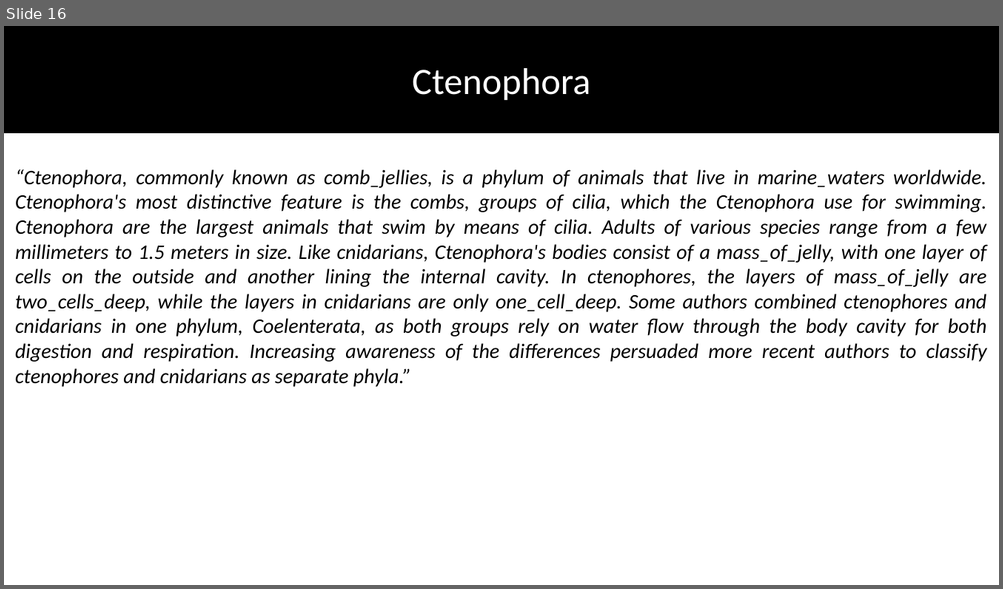
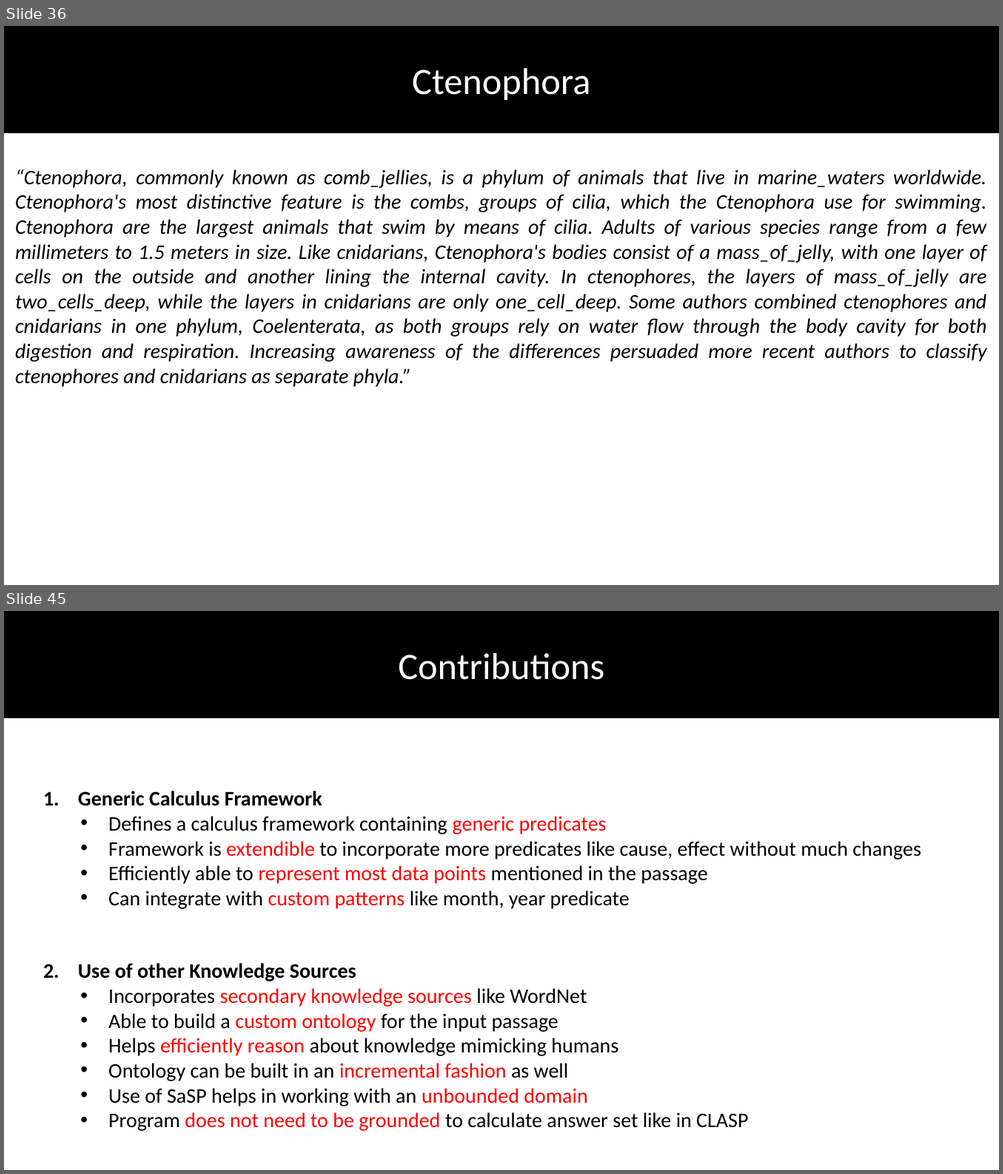
Before and after one commit to DhruvaPendharkar/thesis-project, a slide deck: Notes/ThesisPresentation.pptx. Shown one above the other, each under a label of ours: slide 16 before the commit, slides 36 and 45 after it; the slides between them are not shown. The pictures are 1003x589 and 1003x1174 pixels, drawn with LibreOffice and Linux fonts; fonts in the diff are those of the drawing. Boxes give left, top, right and bottom in pixels: in the first picture for what was removed or moved away, otherwise in the second. Text is boxed around its words. In the diff, an @@ line names an element or a change of style, - is before the commit and + after.

Commit message:
Adding Future Work and Contributions

```diff
--- a/Notes/ThesisPresentation.pptx
+++ b/Notes/ThesisPresentation.pptx
@@ slide 45 added at bbox=[4, 611, 999, 1170], background #FFFFFF @@
@@ rectangle added at bbox=[4, 611, 999, 718], fill #000000, outline #000000 1 pt @@
@@ text added at bbox=[398, 653, 604, 680], 36 pt, text #FFFFFF @@
+Contributions
@@ text added at bbox=[43, 791, 921, 909], 20 pt, text #000000 @@
+1. Generic Calculus Framework
+  • Defines a calculus framework containing generic predicates
+  • Framework is extendible to incorporate more predicates like cause, effect without much changes
+  • Efficiently able to represent most data points mentioned in the passage
+  • Can integrate with custom patterns like month, year predicate
@@ text added at bbox=[43, 963, 748, 1131], 20 pt, text #000000 @@
+2. Use of other Knowledge Sources
+  • Incorporates secondary knowledge sources like WordNet
+  • Able to build a custom ontology for the input passage
+  • Helps efficiently reason about knowledge mimicking humans
+  • Ontology can be built in an incremental fashion as well
+  • Use of SaSP helps in working with an unbounded domain
+  • Program does not need to be grounded to calculate answer set like in CLASP
@@ what was slide 16 is now slide 36 @@
```
Also in this commit, not shown: 2 slides changed, 12 other slides added.
